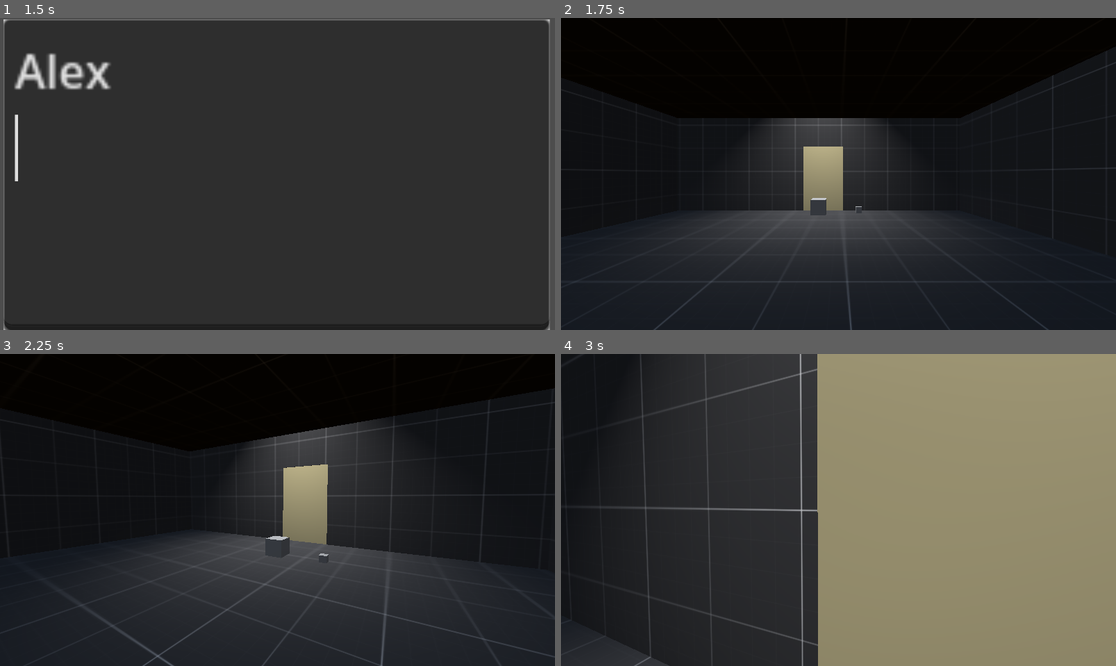
Above: before the commit, frames 1-4 (two rows, left to right).
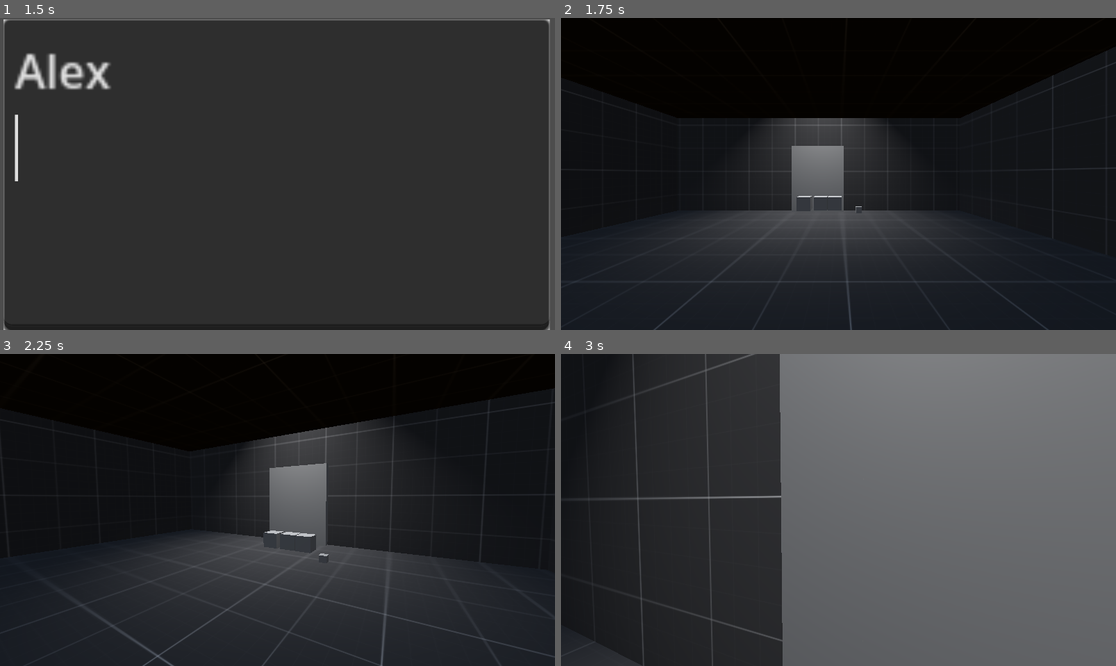
Above: after the commit, the same moments.

Repository: ToyaDR/escape-room
Game: Godot game, scene res://manager-scene.tscn
The game is run twice, just before and just after one commit, with the same random seed, the same clock (stepped at 60 frames per second) and the same inputs.
Inputs (mouse positions are in pixels of both pictures, inside the frame that each line leads up to):
- Up to frame 1 (1.5 s): click (277, 174) at 0.52 s; type "Alex" at 0.6 s; tap Enter (ui_accept) at 1.25 s; move the mouse to (399, 158) at 1.27 s; hold Right (ui_right) from 1.28 s (still down); click (399, 158) at 1.35 s
- Up to frame 2 (1.75 s): keep holding Right (ui_right); tap Enter (ui_accept) at 1.52 s
- Up to frame 3 (2.25 s): move the mouse to (249, 510) at 2.02 s; release Right (ui_right) at 2.03 s; hold Up (ui_up) from 2.03 s (still down); click (249, 510) at 2.1 s
- Up to frame 4 (3 s): keep holding Up (ui_up); tap Enter (ui_accept) at 2.27 s; move the mouse to (849, 503) at 2.77 s; click (849, 503) at 2.85 s

Frame 1 is identical in both runs. In frame 2, 1.9% of the frame differs, in the area x 41-51%, y 40-64%; in frame 3, 2.7%; in frame 4, 61%, in the area x 0-100%, y 0-100%.
Error before the commit: Invalid access to property or key 'update_inventory' on a base object of type 'StaticBody3D (doorInteract.gd)'. (res://player.gd:69)

Commit message:
door with hinge

Diff:
--- a/the-room.tscn
+++ b/the-room.tscn
@@ -1,8 +1,7 @@
-[gd_scene load_steps=12 format=3 uid="uid://dwe3sp6d7gxwi"]
+[gd_scene load_steps=14 format=3 uid="uid://dwe3sp6d7gxwi"]
 
 [ext_resource type="Material" uid="uid://11dhsxgowmbb" path="res://grayboxing-resources/grayboxDark.tres" id="1_0eoew"]
 [ext_resource type="PackedScene" uid="uid://wdqw3sl6br3p" path="res://player.tscn" id="2_dmf0p"]
-[ext_resource type="PackedScene" uid="uid://bj3f45ufuf8e8" path="res://environment-prefabs/door.tscn" id="3_dgdyn"]
 [ext_resource type="Script" path="res://inventoryItem.gd" id="4_hpxjq"]
 
 [sub_resource type="ProceduralSkyMaterial" id="ProceduralSkyMaterial_yu2vd"]
@@ -17,6 +16,14 @@
 [sub_resource type="BoxShape3D" id="BoxShape3D_2v4uc"]
 
 [sub_resource type="BoxMesh" id="BoxMesh_enh6d"]
+
+[sub_resource type="BoxMesh" id="BoxMesh_nh0t5"]
+
+[sub_resource type="ConvexPolygonShape3D" id="ConvexPolygonShape3D_7nh1n"]
+points = PackedVector3Array(0.5, 0.5, 0.5, 0.5, 0.5, -0.5, -0.5, 0.5, 0.5, 0.5, -0.5, 0.5, 0.5, -0.5, -0.5, -0.5, 0.5, -0.5, -0.5, -0.5, 0.5, -0.5, -0.5, -0.5)
+
+[sub_resource type="ConvexPolygonShape3D" id="ConvexPolygonShape3D_6w6dn"]
+points = PackedVector3Array(0.5, 0.5, 0.5, 0.5, 0.5, -0.5, -0.5, 0.5, 0.5, 0.5, -0.5, 0.5, 0.5, -0.5, -0.5, -0.5, 0.5, -0.5, -0.5, -0.5, 0.5, -0.5, -0.5, -0.5)
 
 [sub_resource type="BoxMesh" id="BoxMesh_6po1q"]
 
@@ -75,13 +82,11 @@
 flip_faces = true
 size = Vector3(0.865325, 1.3927, 0.151169)
 
-[node name="door" parent="." instance=ExtResource("3_dgdyn")]
-
 [node name="moveableBox" type="RigidBody3D" parent="."]
-transform = Transform3D(1, 0, 0, 0, 1, 0, 0, 0, 1, 0, 0.260086, 0)
+transform = Transform3D(1, 0, 0, 0, 1, 0, 0, 0, 1, 0.262406, 0.260086, -0.420328)
 collision_layer = 4
 collision_mask = 6
-mass = 0.09
+mass = 100.0
 
 [node name="boxCollision" type="CollisionShape3D" parent="moveableBox"]
 transform = Transform3D(0.25, 0, 0, 0, 0.25, 0, 0, 0, 0.25, 0, 0, 0)
@@ -91,6 +96,68 @@
 transform = Transform3D(0.25, 0, 0, 0, 0.25, 0, 0, 0, 0.25, 0, 0, 0)
 mesh = SubResource("BoxMesh_enh6d")
 skeleton = NodePath("")
+
+[node name="moveableBox2" type="RigidBody3D" parent="."]
+transform = Transform3D(1, 0, 0, 0, 1, 0, 0, 0, 1, 0, 0.260086, -0.425274)
+collision_layer = 4
+collision_mask = 6
+mass = 1000.0
+
+[node name="boxCollision" type="CollisionShape3D" parent="moveableBox2"]
+transform = Transform3D(0.25, 0, 0, 0, 0.25, 0, 0, 0, 0.25, 0, 0, 0)
+shape = SubResource("BoxShape3D_2v4uc")
+
+[node name="boxShape" type="MeshInstance3D" parent="moveableBox2"]
+transform = Transform3D(0.25, 0, 0, 0, 0.25, 0, 0, 0, 0.25, 0, 0, 0)
+mesh = SubResource("BoxMesh_enh6d")
+skeleton = NodePath("")
+
+[node name="moveableBox3" type="RigidBody3D" parent="."]
+transform = Transform3D(1, 0, 0, 0, 1, 0, 0, 0, 1, -0.307577, 0.260086, -0.412909)
+collision_layer = 4
+collision_mask = 6
+mass = 100.0
+
+[node name="boxCollision" type="CollisionShape3D" parent="moveableBox3"]
+transform = Transform3D(0.25, 0, 0, 0, 0.25, 0, 0, 0, 0.25, 0, 0, 0)
+shape = SubResource("BoxShape3D_2v4uc")
+
+[node name="boxShape" type="MeshInstance3D" parent="moveableBox3"]
+transform = Transform3D(0.25, 0, 0, 0, 0.25, 0, 0, 0, 0.25, 0, 0, 0)
+mesh = SubResource("BoxMesh_enh6d")
+skeleton = NodePath("")
+
+[node name="doorWithHinge" type="Node3D" parent="."]
+transform = Transform3D(1, 0, 0, 0, 1, 0, 0, 0, 1, 0.675361, 0.208454, 0)
+
+[node name="door" type="RigidBody3D" parent="doorWithHinge"]
+transform = Transform3D(1, 0, 0, 0, 1, 0, 0, 0, 1, 0, 0.330529, 0)
+collision_layer = 7
+
+[node name="MeshInstance3D" type="MeshInstance3D" parent="doorWithHinge/door"]
+transform = Transform3D(0.885253, 0, 0, 0, 1.38493, 0, 0, 0, 0.117878, -0.668833, 0.155763, -0.90552)
+mesh = SubResource("BoxMesh_nh0t5")
+
+[node name="CollisionShape3D" type="CollisionShape3D" parent="doorWithHinge/door"]
+transform = Transform3D(0.885253, 0, 0, 0, 1.38493, 0, 0, 0, 0.117878, -0.668833, 0.155763, -0.90552)
+shape = SubResource("ConvexPolygonShape3D_7nh1n")
+
+[node name="doorFrame" type="StaticBody3D" parent="doorWithHinge"]
+
+[node name="MeshInstance3D" type="MeshInstance3D" parent="doorWithHinge/doorFrame"]
+transform = Transform3D(0.226427, 0, 0, 0, 1.38493, 0, 0, 0, 0.117878, -1.22256, 0.485864, -0.90552)
+mesh = SubResource("BoxMesh_nh0t5")
+
+[node name="CollisionShape3D" type="CollisionShape3D" parent="doorWithHinge/doorFrame"]
+transform = Transform3D(0.226427, 0, 0, 0, 1.38493, 0, 0, 0, 0.117878, -1.22256, 0.485864, -0.90552)
+shape = SubResource("ConvexPolygonShape3D_6w6dn")
+
+[node name="HingeJoint3D" type="HingeJoint3D" parent="doorWithHinge"]
+transform = Transform3D(1, 0, -1.5246e-23, -1.5246e-23, -4.37114e-08, -1, 0, 1, -4.37114e-08, -1.10159, 0.677284, -0.832351)
+node_a = NodePath("../door")
+node_b = NodePath("../doorFrame")
+angular_limit/enable = true
+angular_limit/lower = 1.74393e-16
 
 [node name="inventoryBox" type="RigidBody3D" parent="."]
 transform = Transform3D(1, 0, 0, 0, 1, 0, 0, 0, 1, 0.675361, 0.208454, 0)
